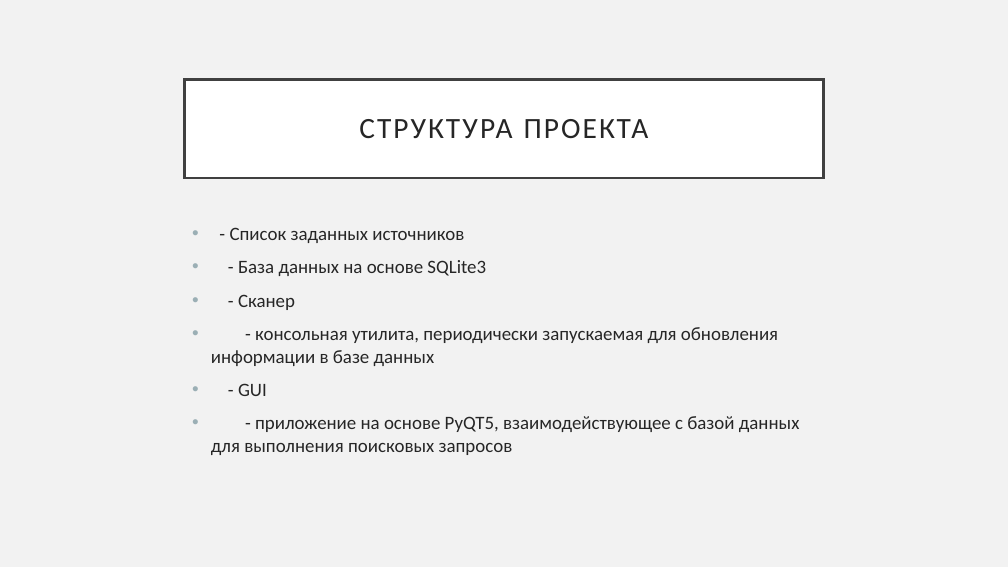
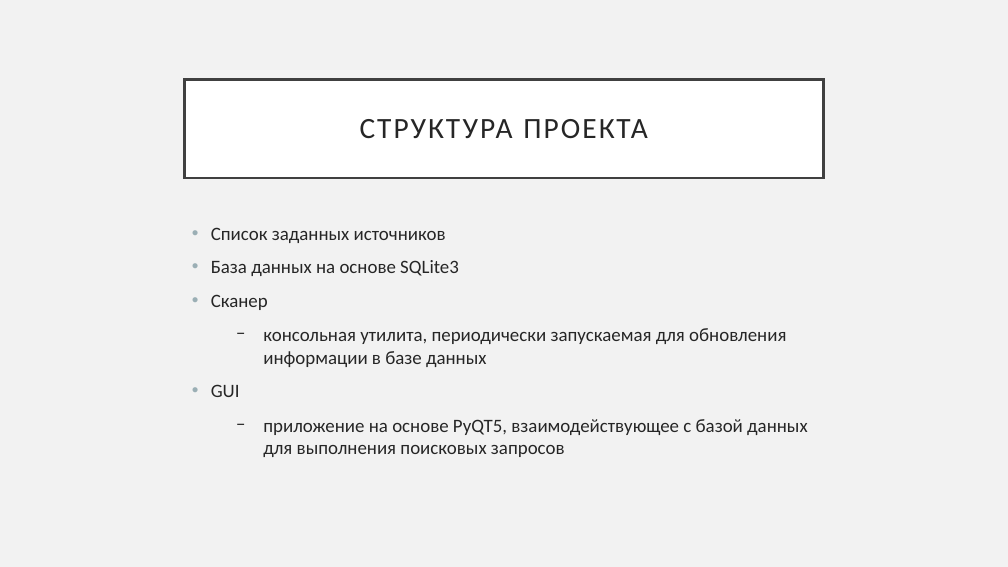
Before and after one commit to VIPigeon/SearchProject, a slide deck: slide 5 of Презентация.pptx (slide 4 before the commit). Drawn at 1008x567 pixels with LibreOffice and Linux fonts; fonts in the diff are those of the drawing. Boxes give left, top, right and bottom in pixels: in the first picture for what was removed or moved away, otherwise in the second. Text is boxed around its words. In the diff, an @@ line names an element or a change of style, - is before the commit and + after.

```diff
--- a/Презентация.pptx
+++ b/Презентация.pptx
@@ text at box(211, 227, 808, 457): text changed @@
-• - Список заданных источников
-• - База данных на основе SQLite3
-• - Сканер
-• - консольная утилита, периодически запускаемая для обновления информации в базе данных
-• - GUI
-• - приложение на основе PyQT5, взаимодействующее с базой данных для выполнения поисковых запросов
+• Список заданных источников
+• База данных на основе SQLite3
+• Сканер
+  − консольная утилита, периодически запускаемая для обновления информации в базе данных
+• GUI
+  − приложение на основе PyQT5, взаимодействующее с базой данных для выполнения поисковых запросов
```
Also in this commit, not shown: 5 other slides changed, 3 slides added, 1 slide removed, 1 other file.
